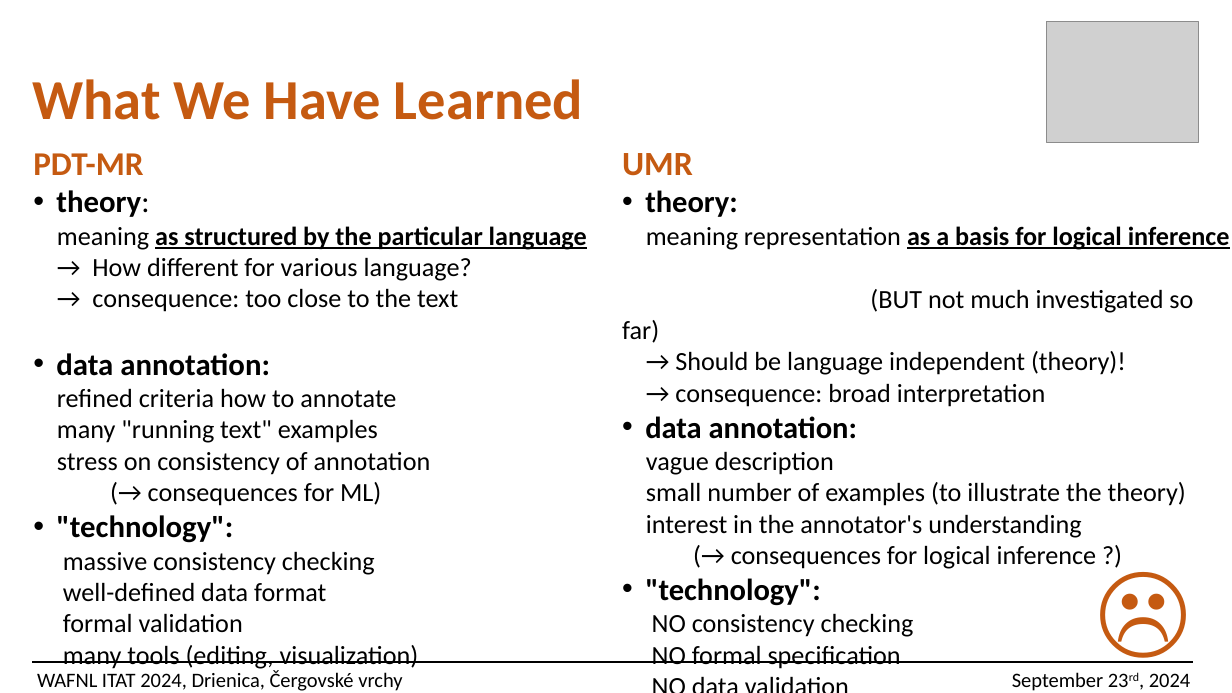
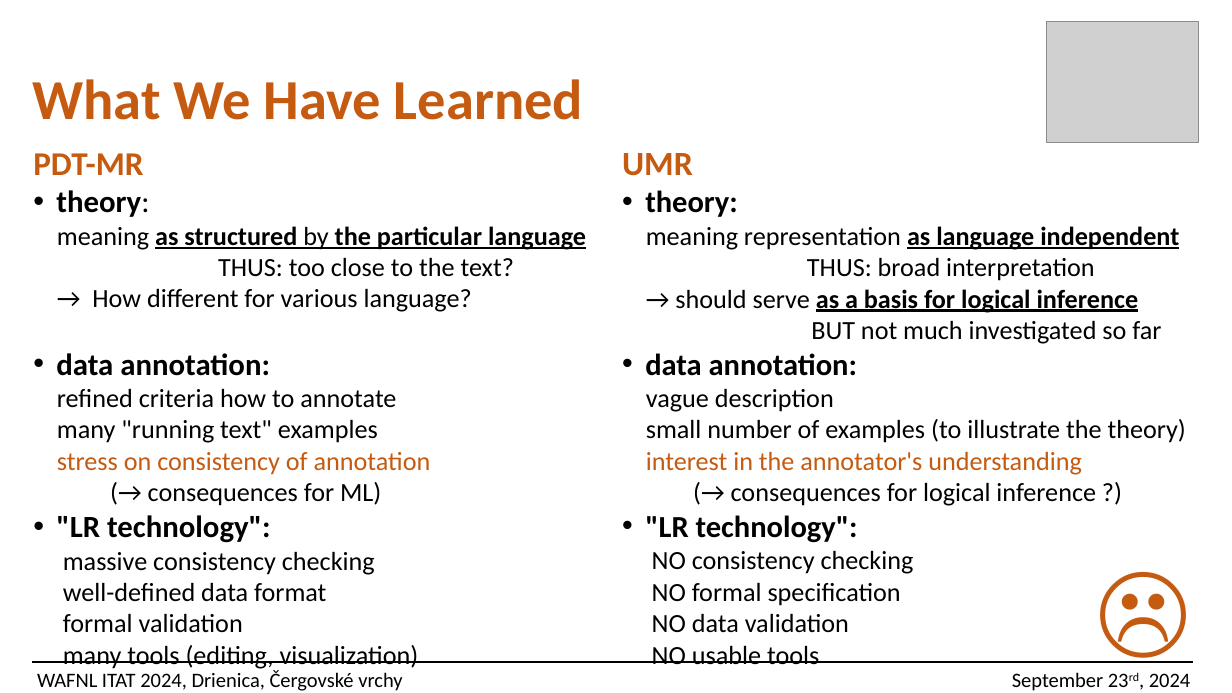
Before and after one commit to ufal/UMR, a slide deck: slide 18 of papers/2024-ITAT-slides.pptx (slide 31 before the commit). Drawn at 1232x693 pixels with LibreOffice and Linux fonts; fonts in the diff are those of the drawing; grey boxes stand for pictures. Boxes give left, top, right and bottom in pixels: in the first picture for what was removed or moved away, otherwise in the second. Text is boxed around its words. In the diff, an @@ line names an element or a change of style, - is before the commit and + after.

```diff
--- a/papers/2024-ITAT-slides.pptx
+++ b/papers/2024-ITAT-slides.pptx
@@ text at box(57, 226, 586, 475): bold off in "by"; text colour #000000 to #C55A11 in "stress on consistency of annotation" @@
@@ text at box(646, 226, 1179, 344): text changed @@
-meaning representation as a basis for logical inference
-(BUT not much investigated so far)
-→ Should be language independent (theory)!
-→ consequence: broad interpretation
+meaning representation as language independent
+THUS: broad interpretation
+→ should serve as a basis for logical inference
+BUT not much investigated so far
@@ text at box(218, 257, 514, 277): paragraph added @@
+THUS: too close to the text?
@@ text at box(92, 288, 458, 312): paragraph removed @@
-→ consequence: too close to the text
@@ text at box(646, 451, 1081, 475): text colour #000000 to #C55A11 in "interest in the annotator's understanding" @@
@@ text at box(56, 515, 233, 543): text changed @@
-• "technology":
+• "LR technology":
@@ text at box(645, 578, 820, 605): text changed @@
-• "technology":
+• "LR technology":
```
Also in this commit, not shown: 6 other slides changed, 13 slides removed, 1 other file.
